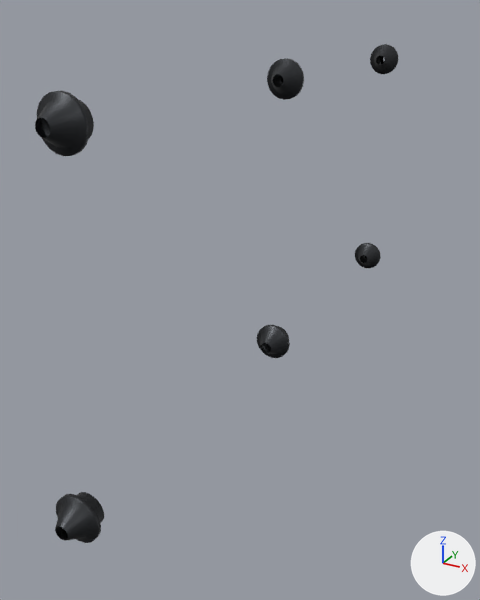
A saved change to the glTF model public/parts/rocker-shaft-nuts-right.glb.
The view is the same before and after, from a camera (50 mm lens) standing at (414.0, -239.0, 71.0) and looking at (302.0, -35.0, -31.0). Every picture has the same lights, and +X, +Y and +Z are marked at lower right. The first picture is the older version.

The older version as bpy lines, for what is in view:
```python
ob_mesh_0 = bpy.data.objects.new('Mesh_0', me_mesh_0)
ob_mesh_0.parent = ob_rocker_shaft_nuts_right_inst0
ob_mesh_0.location = (304.0, -123.5, 46.76)
ob_mesh_0.rotation_euler = (-1.571, 0.0, 0.0)  # degrees (-90, 0, 0)
ob_mesh_0.scale = (7.2, 7.2, 7.2)
ob_mesh_0_001 = bpy.data.objects.new('Mesh_0.001', me_mesh_0)
ob_mesh_0_001.parent = ob_rocker_shaft_nuts_right_inst0
ob_mesh_0_001.location = (308.1, -137.6, -54.4)
ob_mesh_0_001.rotation_euler = (-1.571, 0.0, 0.0)  # degrees (-90, 0, 0)
ob_mesh_0_001.scale = (7.2, 7.2, 7.2)
ob_mesh_0_002 = bpy.data.objects.new('Mesh_0.002', me_mesh_0)
ob_mesh_0_002.parent = ob_rocker_shaft_nuts_right_inst0
ob_mesh_0_002.location = (304.0, -5.55, 46.76)
ob_mesh_0_002.rotation_euler = (-1.571, 0.0, 0.0)  # degrees (-90, 0, 0)
ob_mesh_0_002.scale = (7.2, 7.2, 7.2)
ob_mesh_0_003 = bpy.data.objects.new('Mesh_0.003', me_mesh_0)
ob_mesh_0_003.parent = ob_rocker_shaft_nuts_right_inst0
ob_mesh_0_003.location = (308.1, -19.55, -54.4)
ob_mesh_0_003.rotation_euler = (-1.571, 0.0, 0.0)  # degrees (-90, 0, 0)
ob_mesh_0_003.scale = (7.2, 7.2, 7.2)
ob_mesh_0_004 = bpy.data.objects.new('Mesh_0.004', me_mesh_0)
ob_mesh_0_004.parent = ob_rocker_shaft_nuts_right_inst0
ob_mesh_0_004.location = (304.0, 112.5, 46.76)
ob_mesh_0_004.rotation_euler = (-1.571, 0.0, 0.0)  # degrees (-90, 0, 0)
ob_mesh_0_004.scale = (7.2, 7.2, 7.2)
ob_mesh_0_005 = bpy.data.objects.new('Mesh_0.005', me_mesh_0)
ob_mesh_0_005.parent = ob_rocker_shaft_nuts_right_inst0
ob_mesh_0_005.location = (308.1, 98.45, -54.4)
ob_mesh_0_005.rotation_euler = (-1.571, 0.0, 0.0)  # degrees (-90, 0, 0)
ob_mesh_0_005.scale = (7.2, 7.2, 7.2)
```
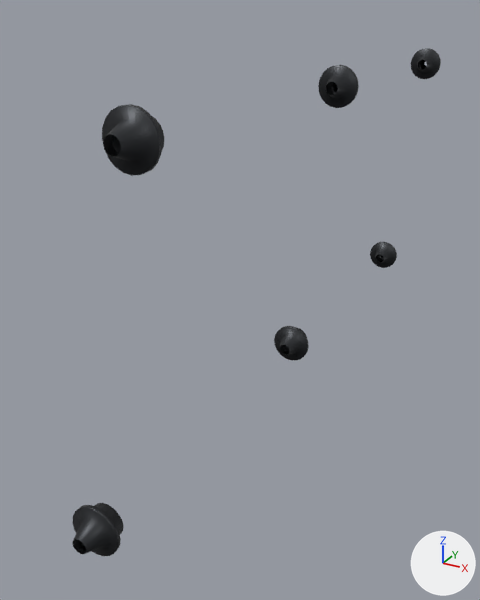
Pixel boxes [x1, y1, x2, y2] of what changed, in the pictures (480 x 600 px):
'Mesh_0', moved
    before: [35, 90, 94, 156]
    after: [102, 104, 164, 176]
'Mesh_0.001', moved
    before: [55, 492, 104, 543]
    after: [73, 503, 123, 556]
'Mesh_0.002', moved
    before: [267, 58, 304, 100]
    after: [318, 65, 359, 108]
'Mesh_0.003', moved
    before: [257, 325, 290, 358]
    after: [274, 326, 309, 361]
'Mesh_0.004', moved
    before: [370, 44, 398, 74]
    after: [411, 48, 441, 79]
'Mesh_0.005', moved
    before: [355, 243, 381, 268]
    after: [370, 242, 397, 268]

What the commit changed:
Object 'Mesh_0' (ob_mesh_0) moves from (304.0, -123.5, 46.76) to (326.4, -127.5, 45.62).
Object 'Mesh_0.001' (ob_mesh_0_001) moves from (308.1, -137.6, -54.4) to (318.0, -141.6, -50.94).
Object 'Mesh_0.002' (ob_mesh_0_002) moves from (304.0, -5.55, 46.76) to (326.4, -9.55, 45.62).
Object 'Mesh_0.003' (ob_mesh_0_003) moves from (308.1, -19.55, -54.4) to (318.0, -23.55, -50.94).
Object 'Mesh_0.004' (ob_mesh_0_004) moves from (304.0, 112.5, 46.76) to (326.4, 108.5, 45.62).
Object 'Mesh_0.005' (ob_mesh_0_005) moves from (308.1, 98.45, -54.4) to (318.0, 94.45, -50.94).
